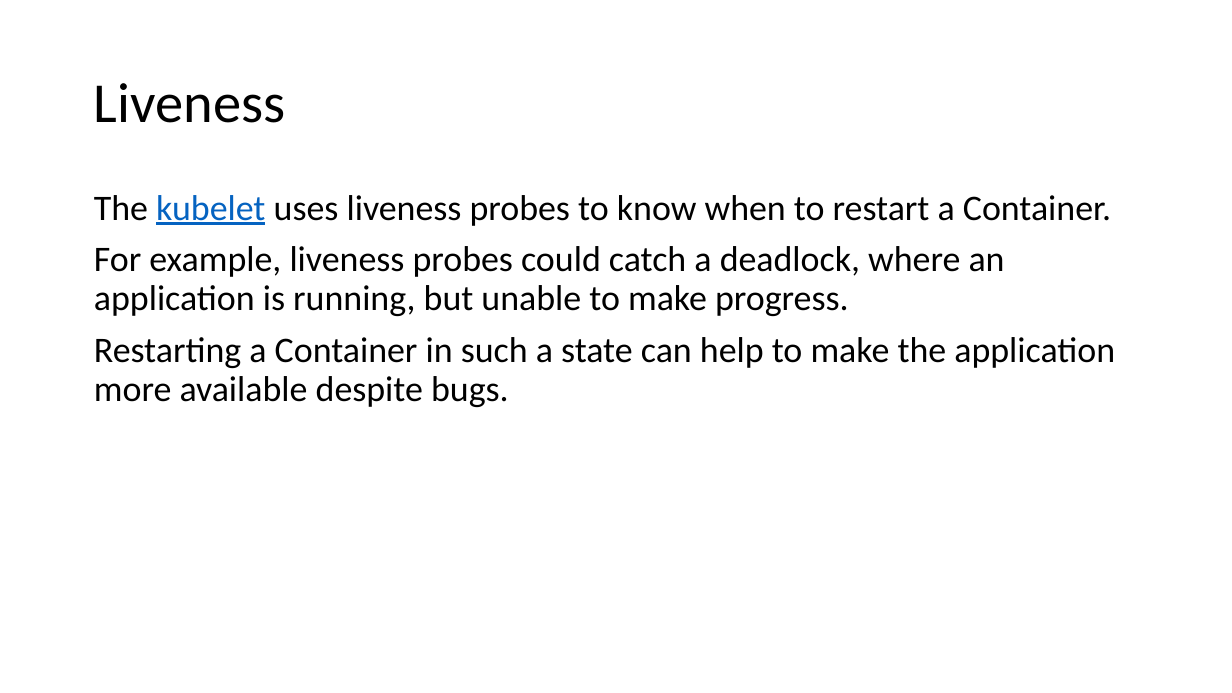
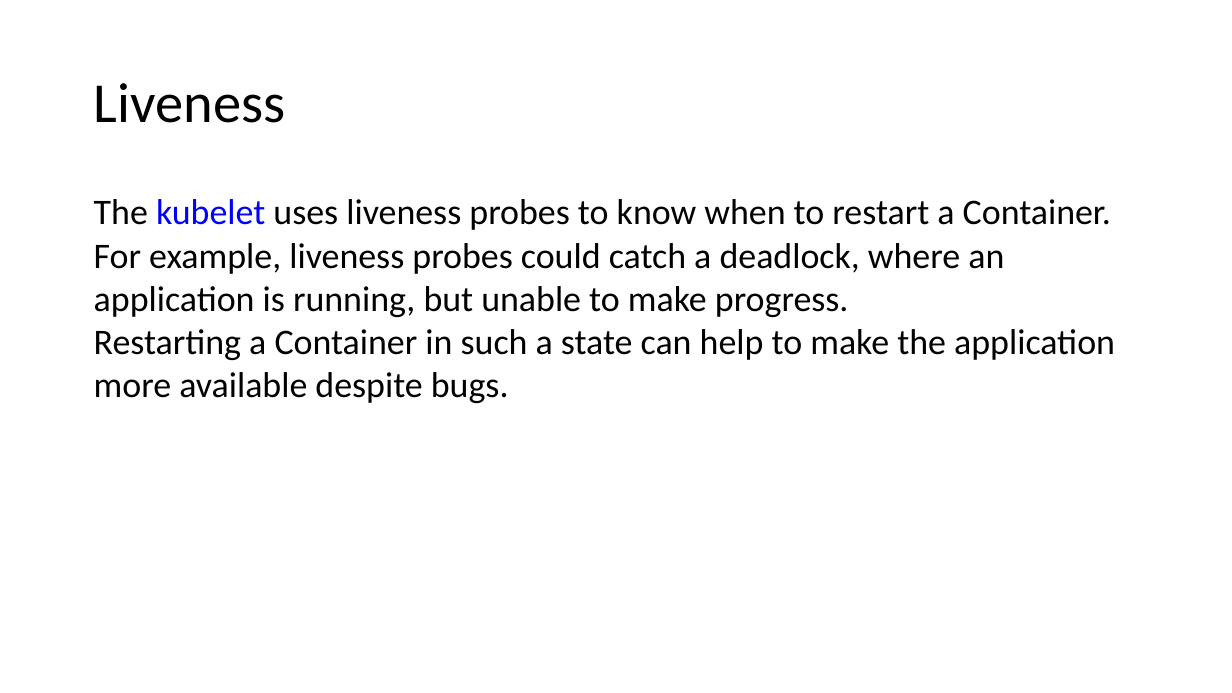
Before and after one commit to navivi/k8s-training, a slide deck: slide 21 of day-2/Using Kubernetes Day 2.pptx. Drawn at 1232x693 pixels with LibreOffice and Linux fonts; fonts in the diff are those of the drawing. Boxes give left, top, right and bottom in pixels: in the first picture for what was removed or moved away, otherwise in the second. Text is boxed around its words. In the diff, an @@ line names an element or a change of style, - is before the commit and + after.

```diff
--- a/day-2/Using Kubernetes Day 2.pptx
+++ b/day-2/Using Kubernetes Day 2.pptx
@@ text "The kubelet uses liveness probes ..." at <box>94,199,1115,403</box>: text colour #0563C1 to #0000FF in "kubelet"; line spacing 0.9 to 1; less space between paragraphs @@
```
Also in this commit, not shown: 33 other slides changed, 7 slides added, 1 slide removed.
